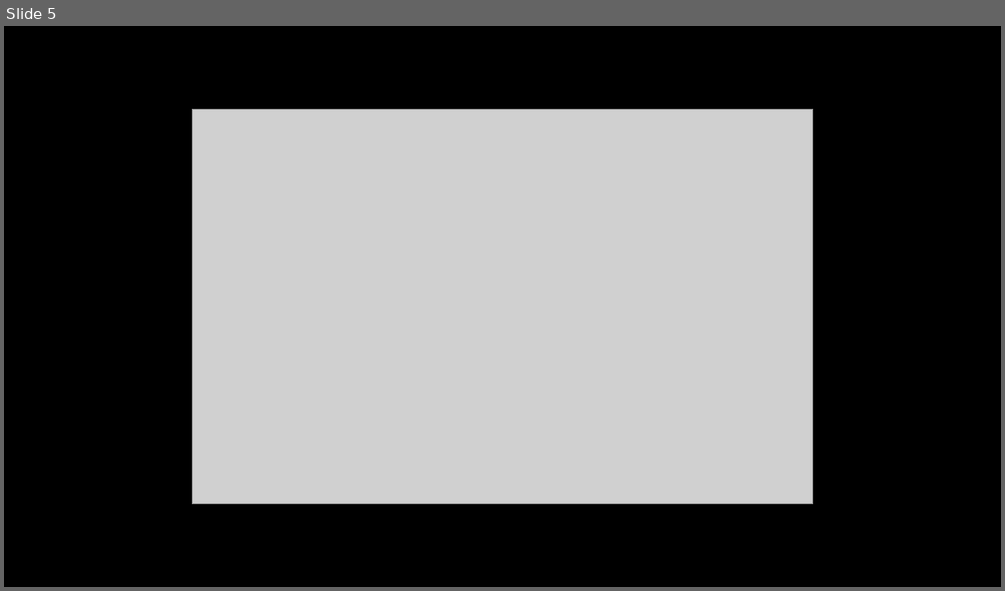
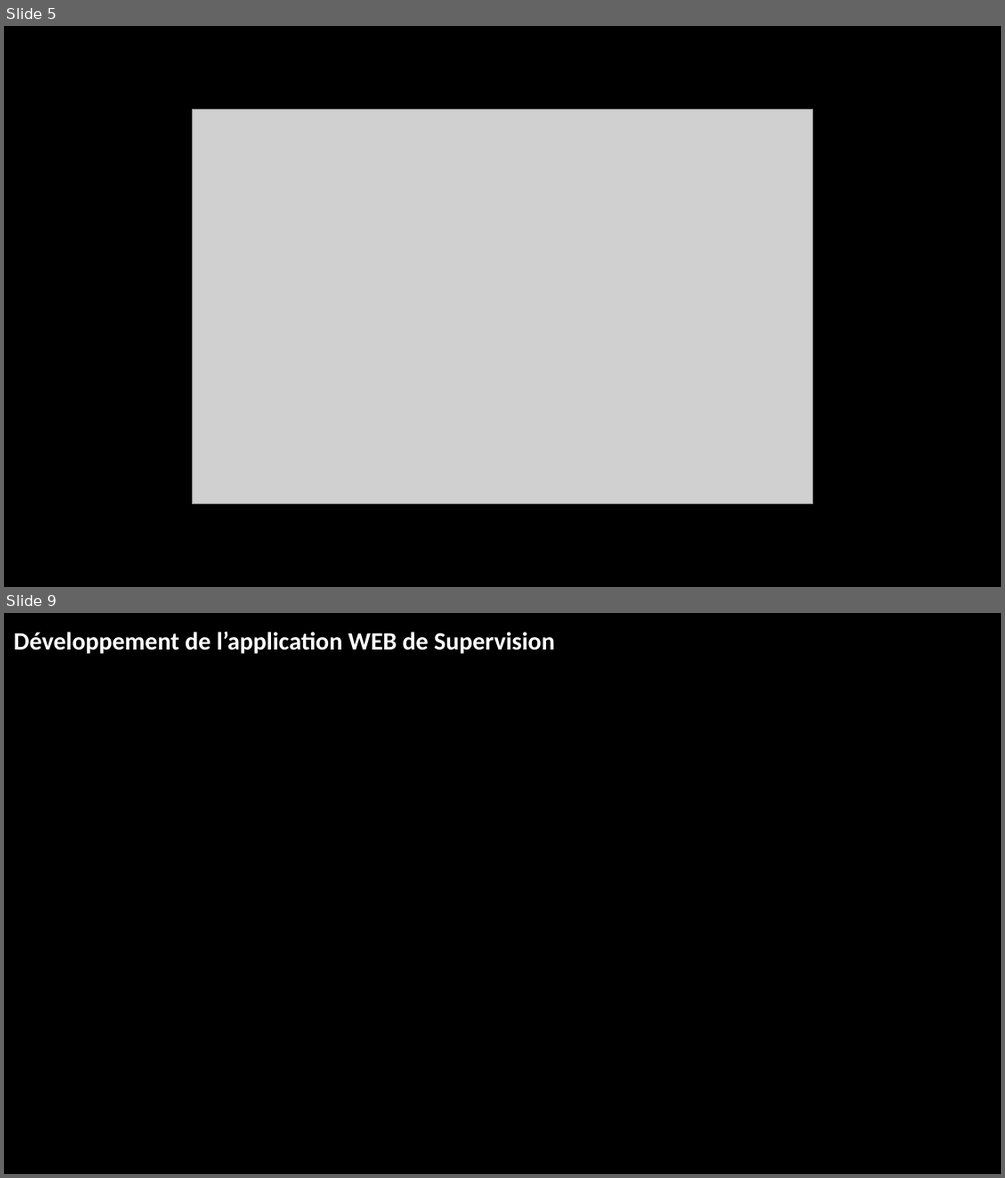
Before and after one commit to corentin-breny/Systeme_Escape_Game_13emePorte, a slide deck: Etudiants/Thomas/Revue Projet/Revue 1/Thomas Cadeau Revue 1.pptx. Shown one above the other, each under a label of ours: slide 5 before the commit, slides 5 and 9 after it; the slides between them are not shown. The pictures are 1005x591 and 1005x1178 pixels, drawn with LibreOffice and Linux fonts; fonts in the diff are those of the drawing; grey boxes stand for pictures; background and template pictures are left out. Boxes give left, top, right and bottom in pixels: in the first picture for what was removed or moved away, otherwise in the second. Text is boxed around its words. In the diff, an @@ line names an element or a change of style, - is before the commit and + after.

```diff
--- a/Etudiants/Thomas/Revue Projet/Revue 1/Thomas Cadeau Revue 1.pptx
+++ b/Etudiants/Thomas/Revue Projet/Revue 1/Thomas Cadeau Revue 1.pptx
@@ slide 9 added at <box>4,613,1001,1174</box>, background picture (left out) @@
@@ text added at <box>14,632,555,654</box>, 24 pt, text #FFFFFF, bold @@
+Développement de l’application WEB de Supervision
```
Also in this commit, not shown: 2 slides changed, 2 other slides added, 8 other files.
